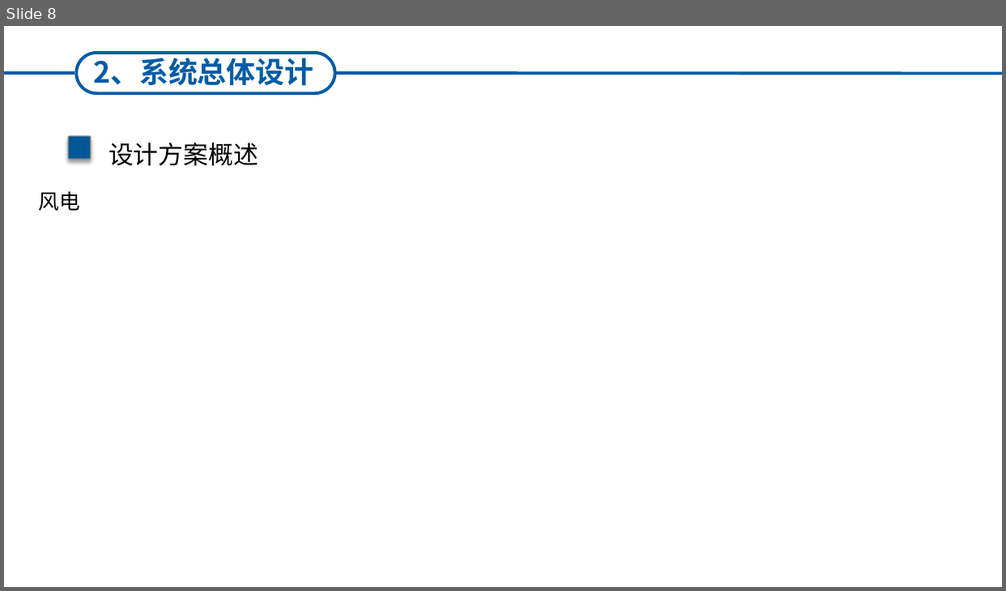
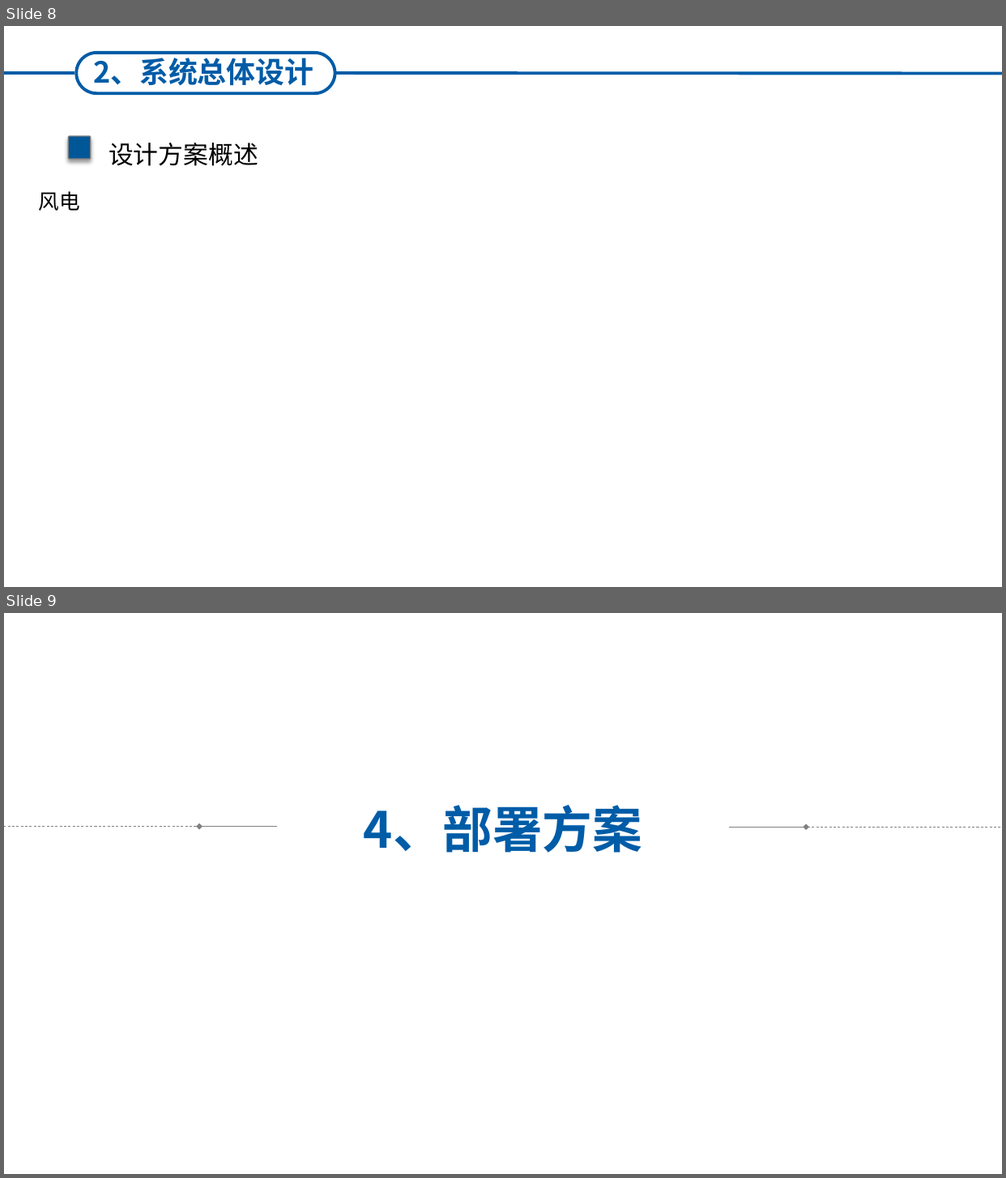
Before and after one commit to HNing109/StudyNotes, a slide deck: Golang_学习笔记/Golang_Web_学习笔记/ETCD_学习笔记/ETCD-调研.pptx. Shown one above the other, each under a label of ours: slide 8 before the commit, slides 8 and 9 after it. The pictures are 1006x591 and 1006x1178 pixels, drawn with LibreOffice and Linux fonts; fonts in the diff are those of the drawing. Boxes give left, top, right and bottom in pixels: in the first picture for what was removed or moved away, otherwise in the second. Text is boxed around its words. In the diff, an @@ line names an element or a change of style, - is before the commit and + after.

```diff
--- a/Golang_学习笔记/Golang_Web_学习笔记/ETCD_学习笔记/ETCD-调研.pptx
+++ b/Golang_学习笔记/Golang_Web_学习笔记/ETCD_学习笔记/ETCD-调研.pptx
@@ slide 9 added at (4, 613, 1002, 1174), background #FFFFFF @@
@@ text added at (364, 805, 642, 853), 48 pt, text #005CA7, bold @@
+4、部署方案
@@ arrow added from (4, 826) to (199, 826), #808080 0.6 pt dashed @@
@@ line added from (199, 826) to (277, 826), #808080 0.6 pt @@
@@ line added from (807, 827) to (730, 827), #808080 0.6 pt @@
@@ arrow added from (1002, 827) to (807, 827), #808080 0.6 pt dashed @@
```
Also in this commit, not shown: 5 slides changed, 2 other slides added, 10 other files.
